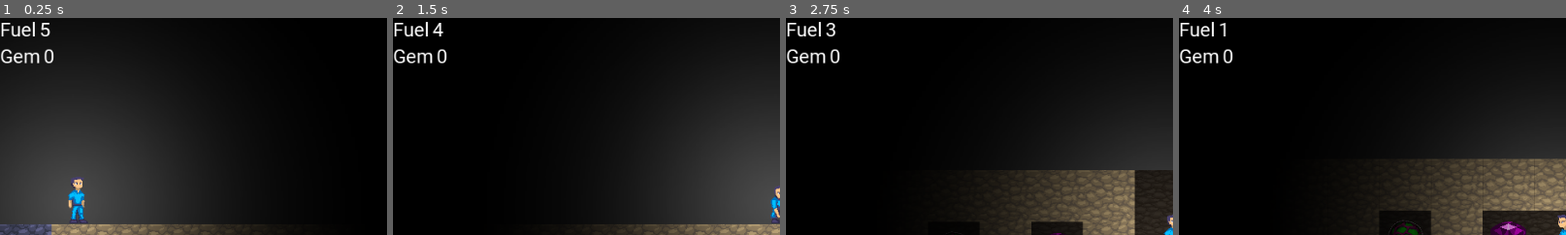
Above: before the commit, frames 1-4 (left to right).
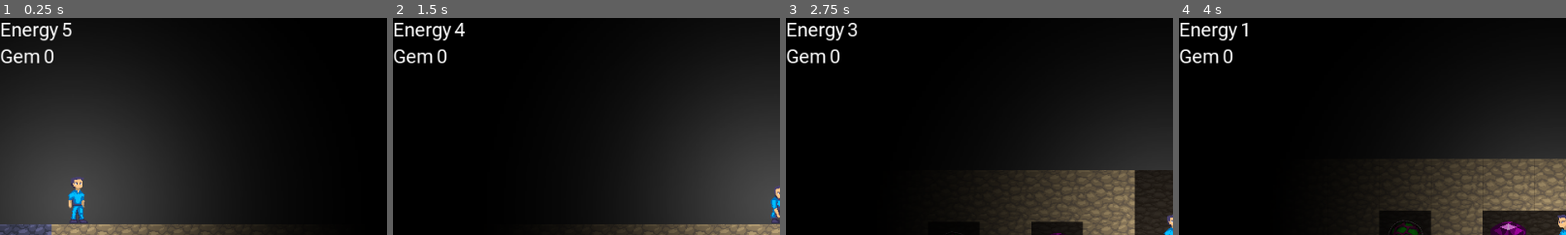
Above: after the commit, the same moments.

Repository: jusw85/ld48-godot
Game: Godot game, scene res://main.tscn
The game is run twice, just before and just after one commit, with the same random seed, the same clock (stepped at 60 frames per second) and the same inputs.
Inputs:
- Up to frame 1 (0.25 s): no input
- Up to frame 2 (1.5 s): tap Enter at 0.5 s; hold Right (ui_right) 0.53-1.28 s; hold Down (ui_down) from 1.28 s (still down)
- Up to frame 3 (2.75 s): release Down (ui_down) at 2.03 s; hold Right (ui_right) from 2.03 s (still down)
- Up to frame 4 (4 s): release Right (ui_right) at 2.78 s; hold Up (ui_up) 2.78-3.53 s; tap R (restart) at 3.5 s; hold Left (ui_left) from 3.53 s (still down)
The pictures show only the part of the screen within x 0-50%, y 0-50%; the shares and areas given below are measured in that part.

The runs differ from the first frame. In frame 1, 0.6% of the frame differs, in the area x 0-19%, y 1-11%; in frame 2, 0.6%; in frame 3, 0.6%; in frame 4, 0.6%.

Commit message:
Rename fuel to energy

Diff:
--- a/gui/gui.tscn
+++ b/gui/gui.tscn
@@ -21,14 +21,14 @@
 margin_bottom = 29.0
 
 [node name="Label" type="Label" parent="VBoxContainer/Fuel"]
-margin_right = 45.0
+margin_right = 72.0
 margin_bottom = 29.0
 custom_fonts/font = ExtResource( 1 )
-text = "Fuel"
+text = "Energy"
 
 [node name="Val" type="Label" parent="VBoxContainer/Fuel"]
-margin_left = 49.0
-margin_right = 75.0
+margin_left = 76.0
+margin_right = 102.0
 margin_bottom = 29.0
 custom_fonts/font = ExtResource( 1 )
 text = "30"
